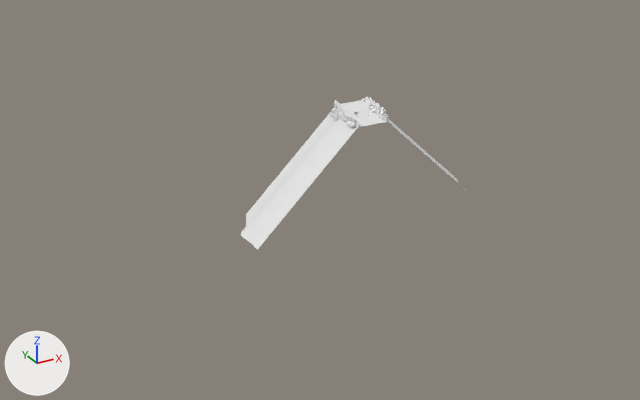
The OBJ model VektoriaApp/models/RoadTiles/RoadTiles_Curve_UpDown/RoadTiles_Curve_R_Down/RoadTile_Curve_R_Down2.obj: old version first, new version second.
The view is the same before and after, from a 50 mm lens placed at (-1319.0, -2227.0, 836.0), pointed at (-86.0, 14.0, -285.0). The lights are fixed; the arrows at lower left show +X, +Y and +Z. Where no turn or scale is listed for an object, it has been applied to the vertices.

Names of what the first picture shows: 'Rocks_LowPoly1_Cube.006'.
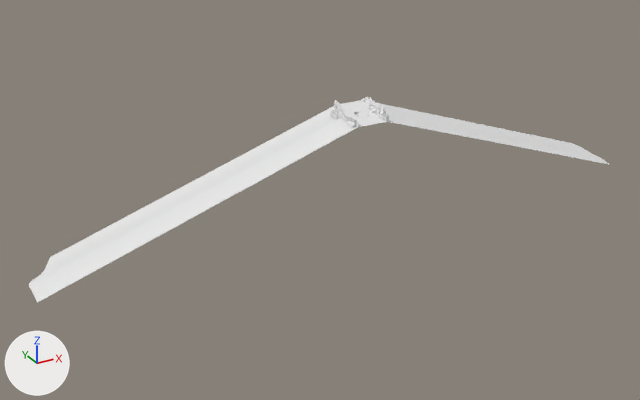
What changed in the scene script:
```text
Change me_rocks_lowpoly1_cube_006:
    where me_rocks_lowpoly1_cube_006.from_pydata(...)  # 4625 vertices, 9072 faces; spans x -380.0..497.0, y -150.0..150.0, z -345.0..22.0
    used by ob_rocks_lowpoly1_cube_006; location = (0.0, 0.0, 0.0)
    me_rocks_lowpoly1_cube_006 part 1: all 12 vertices in x -380.0..-280.0, y -150.0..150.0, z -345.0..-315.0 are moved by (-620.0, 0.0, 0.0)
    me_rocks_lowpoly1_cube_006 part 2
    me_rocks_lowpoly1_cube_006.vertices[4613].co: (497.0, 95.0, -345.0) -> (1102.0, 95.0, -345.0)  # pixel (453, 175) -> pixel (581, 146)
    me_rocks_lowpoly1_cube_006.vertices[4614].co: (497.0, 123.0, -345.0) -> (1101.0, 123.0, -345.0)  # pixel (448, 173) -> pixel (576, 144)
    me_rocks_lowpoly1_cube_006.vertices[4615].co: (403.0, -123.0, -315.0) -> (1009.0, -123.0, -315.0)  # not seen -> pixel (606, 161)
    me_rocks_lowpoly1_cube_006.vertices[4616].co: (410.0, -95.0, -315.0) -> (1017.0, -95.0, -315.0)  # pixel (467, 190) -> pixel (602, 159)
    me_rocks_lowpoly1_cube_006.vertices[4617].co: (456.0, 14.0, -333.0) -> (1064.0, 14.0, -333.0)  # pixel (458, 182) -> pixel (589, 152)
    me_rocks_lowpoly1_cube_006.vertices[4618].co: (473.0, 41.0, -339.0) -> (1080.0, 41.0, -339.0)  # pixel (457, 180) -> pixel (587, 150)
    me_rocks_lowpoly1_cube_006.vertices[4619].co: (488.0, 68.0, -343.0) -> (1094.0, 68.0, -343.0)  # pixel (456, 178) -> pixel (584, 149)
    me_rocks_lowpoly1_cube_006.vertices[4620].co: (416.0, -68.0, -317.0) -> (1025.0, -68.0, -317.0)  # pixel (463, 188) -> pixel (598, 156)
    me_rocks_lowpoly1_cube_006.vertices[4621].co: (425.0, -41.0, -321.0) -> (1034.0, -41.0, -321.0)  # pixel (461, 186) -> pixel (595, 155)
    me_rocks_lowpoly1_cube_006.vertices[4622].co: (441.0, -14.0, -327.0) -> (1049.0, -14.0, -327.0)  # pixel (459, 184) -> pixel (592, 153)
    me_rocks_lowpoly1_cube_006.vertices[4623].co: (497.0, 150.0, -345.0) -> (1100.0, 150.0, -345.0)  # pixel (444, 170) -> pixel (570, 142)
    me_rocks_lowpoly1_cube_006.vertices[4624].co: (397.0, -150.0, -315.0) -> (1001.0, -150.0, -315.0)  # not seen -> pixel (610, 164)
```

Pixel boxes [x1, y1, x2, y2] of what changed, in the pictures (640 x 400 px; the box of a moved part takes in the faces that stretch with it):
'Rocks_LowPoly1_Cube.006', reshaped (158% wider, 34% taller)
    before: [241, 97, 466, 250]
    after: [29, 97, 610, 302]
part 1 of me_rocks_lowpoly1_cube_006, moved or reshaped
    before: [241, 108, 358, 250]
    after: [29, 106, 358, 302]
part 2 of me_rocks_lowpoly1_cube_006, moved or reshaped
    before: [387, 120, 466, 190]
    after: [375, 102, 610, 165]
